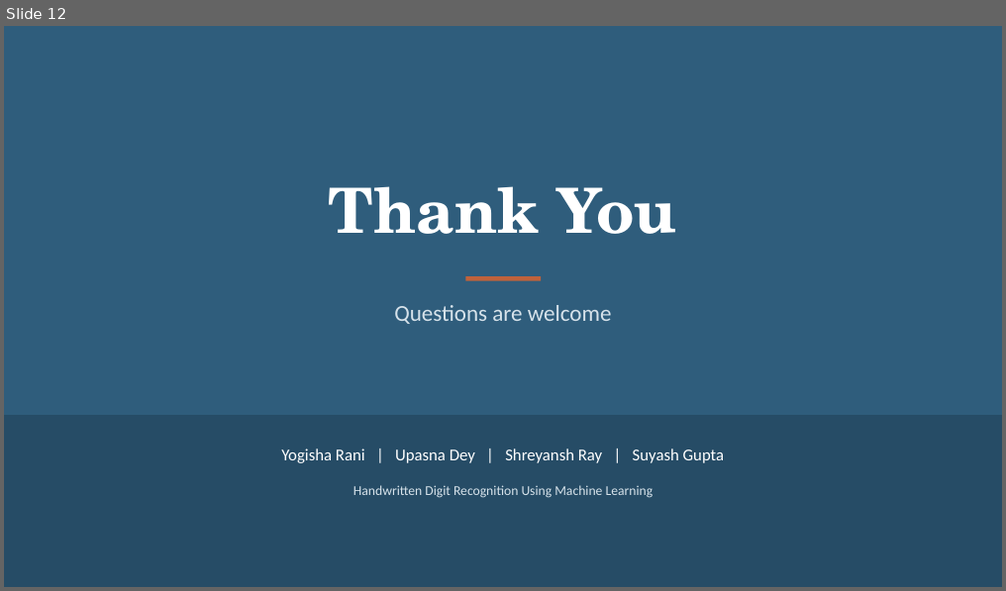
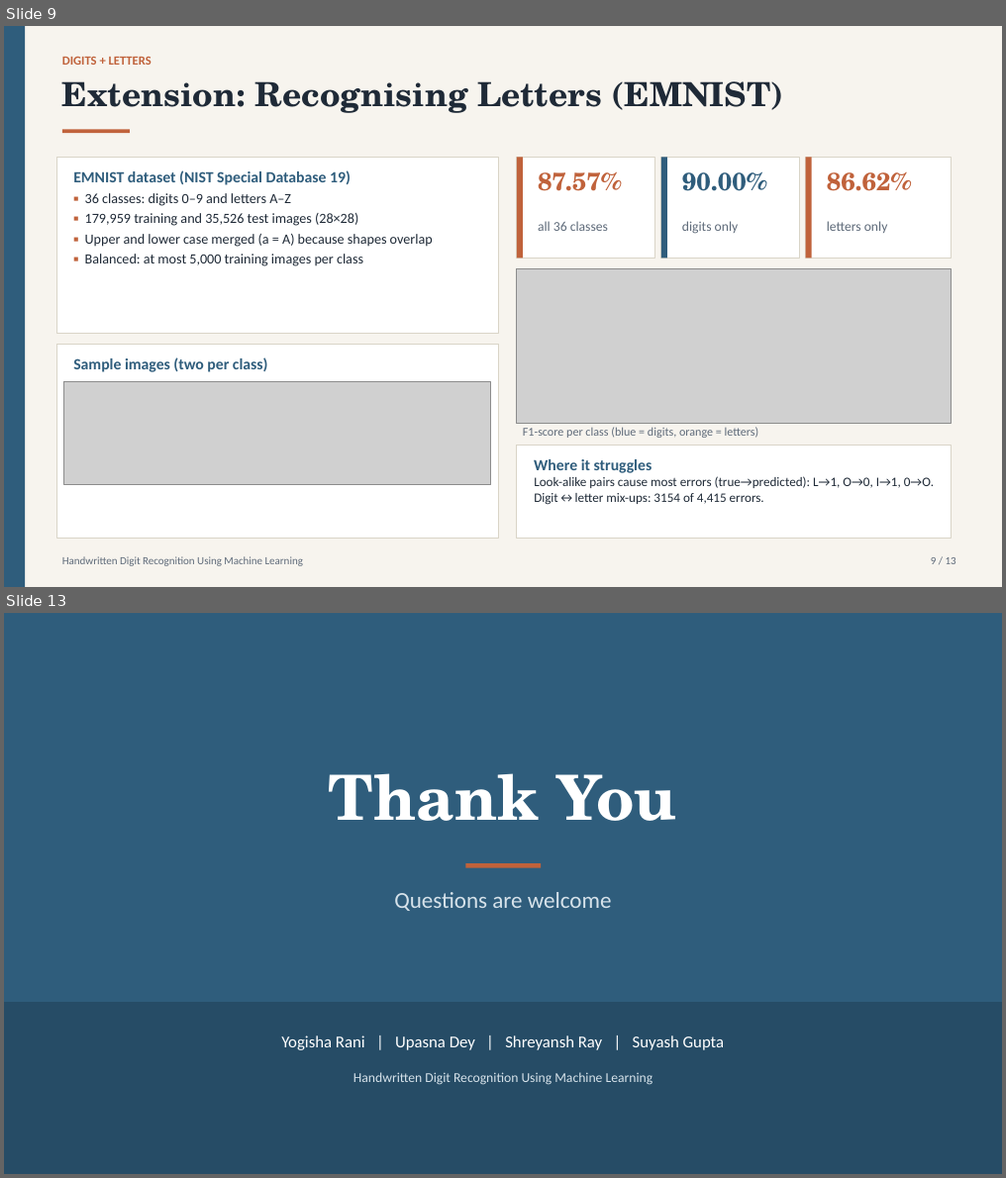
Before and after one commit to LostRunes/digirecog, a slide deck: Handwritten_Digit_Recognition.pptx. Shown one above the other, each under a label of ours: slide 12 before the commit, slides 9 and 13 after it; the slides between them are not shown. The pictures are 1006x591 and 1006x1178 pixels, drawn with LibreOffice and Linux fonts; fonts in the diff are those of the drawing; grey boxes stand for pictures. Boxes give left, top, right and bottom in pixels: in the first picture for what was removed or moved away, otherwise in the second. Text is boxed around its words. In the diff, an @@ line names an element or a change of style, - is before the commit and + after.

Commit message:
Add letter recognition: 36-class CNN on EMNIST (0-9, A-Z), mode switch in app, updated PPT

```diff
--- a/Handwritten_Digit_Recognition.pptx
+++ b/Handwritten_Digit_Recognition.pptx
@@ slide 9 added at <box>4,26,1002,587</box>, background #F7F4EE @@
@@ rectangle added at <box>4,26,25,587</box>, fill #2F5D7C @@
@@ text added at <box>62,57,152,65</box>, 12 pt, text #C0623B, bold @@
+DIGITS + LETTERS
@@ text added at <box>62,81,783,113</box>, 32 pt, text #1F2A37, bold @@
+Extension: Recognising Letters (EMNIST)
@@ rectangle added at <box>62,129,130,133</box>, fill #C0623B @@
@@ rectangle added at <box>56,157,498,333</box>, fill #FFFFFF, outline #D9D4C7 0.75 pt @@
@@ text added at <box>73,171,350,185</box>, 15 pt, text #2F5D7C, bold @@
+EMNIST dataset (NIST Special Database 19)
@@ rectangle added at <box>517,157,655,258</box>, fill #FFFFFF, outline #D9D4C7 0.75 pt @@
@@ rectangle added at <box>517,157,523,258</box>, fill #C0623B @@
@@ text added at <box>538,173,622,191</box>, 24 pt, text #C0623B, bold @@
+87.57%
@@ rectangle added at <box>661,157,800,258</box>, fill #FFFFFF, outline #D9D4C7 0.75 pt @@
@@ rectangle added at <box>661,157,667,258</box>, fill #2F5D7C @@
@@ text added at <box>682,172,767,191</box>, 24 pt, text #2F5D7C, bold @@
+90.00%
@@ rectangle added at <box>806,157,951,258</box>, fill #FFFFFF, outline #D9D4C7 0.75 pt @@
@@ rectangle added at <box>806,157,812,258</box>, fill #C0623B @@
@@ text added at <box>827,173,912,191</box>, 24 pt, text #C0623B, bold @@
+86.62%
@@ text added at <box>85,193,433,267</box>, 13.5 pt, text #1F2A37 @@
+▪ 36 classes: digits 0–9 and letters A–Z
+▪ 179,959 training and 35,526 test images (28×28)
+▪ Upper and lower case merged (a = A) because shapes overlap
+▪ Balanced: at most 5,000 training images per class
@@ text added at <box>538,221,608,231</box>, 13 pt, text #5F6B7A @@
+all 36 classes
@@ text added at <box>682,221,739,234</box>, 13 pt, text #5F6B7A @@
+digits only
@@ text added at <box>827,221,888,233</box>, 13 pt, text #5F6B7A @@
+letters only
@@ picture added at <box>517,270,951,424</box> @@
@@ rectangle added at <box>56,344,498,539</box>, fill #FFFFFF, outline #D9D4C7 0.75 pt @@
@@ picture added at <box>63,381,491,485</box> @@
@@ text added at <box>73,358,268,372</box>, 15 pt, text #2F5D7C, bold @@
+Sample images (two per class)
@@ text added at <box>523,427,759,438</box>, 11.5 pt, text #5F6B7A @@
+F1-score per class (blue = digits, orange = letters)
@@ rectangle added at <box>517,445,951,539</box>, fill #FFFFFF, outline #D9D4C7 0.75 pt @@
@@ text added at <box>534,460,652,473</box>, 15 pt, text #2F5D7C, bold @@
+Where it struggles
@@ text added at <box>534,476,934,505</box>, 12.5 pt, text #1F2A37 @@
+Look-alike pairs cause most errors (true→predicted): L→1, O→0, I→1, 0→O. Digit↔letter mix-ups: 3154 of 4,415 errors.
@@ text added at <box>62,557,303,567</box>, 10.5 pt, text #5F6B7A @@
+Handwritten Digit Recognition Using Machine Learning
@@ text added at <box>931,558,956,565</box>, 10.5 pt, text #5F6B7A @@
+9 / 13
@@ what was slide 12 is now slide 13 @@
```
Also in this commit, not shown: 11 slides changed, 19 other files.
